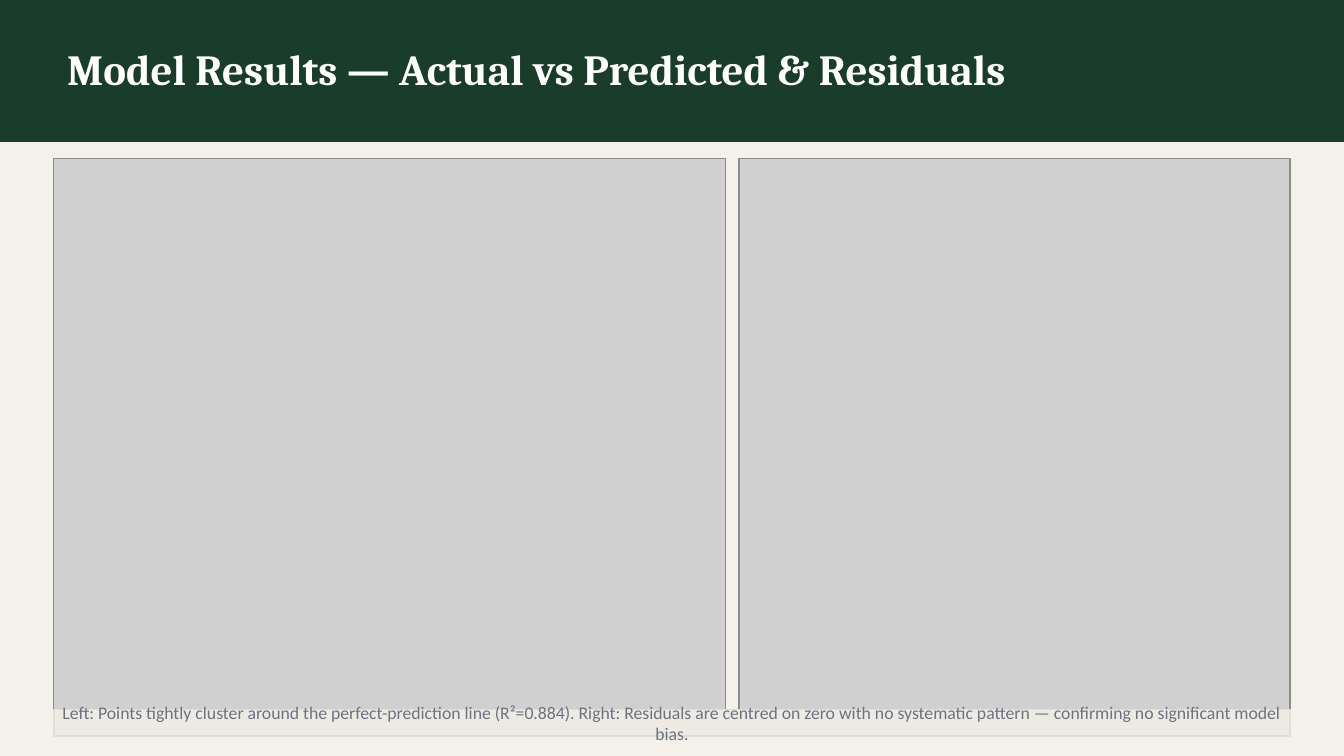
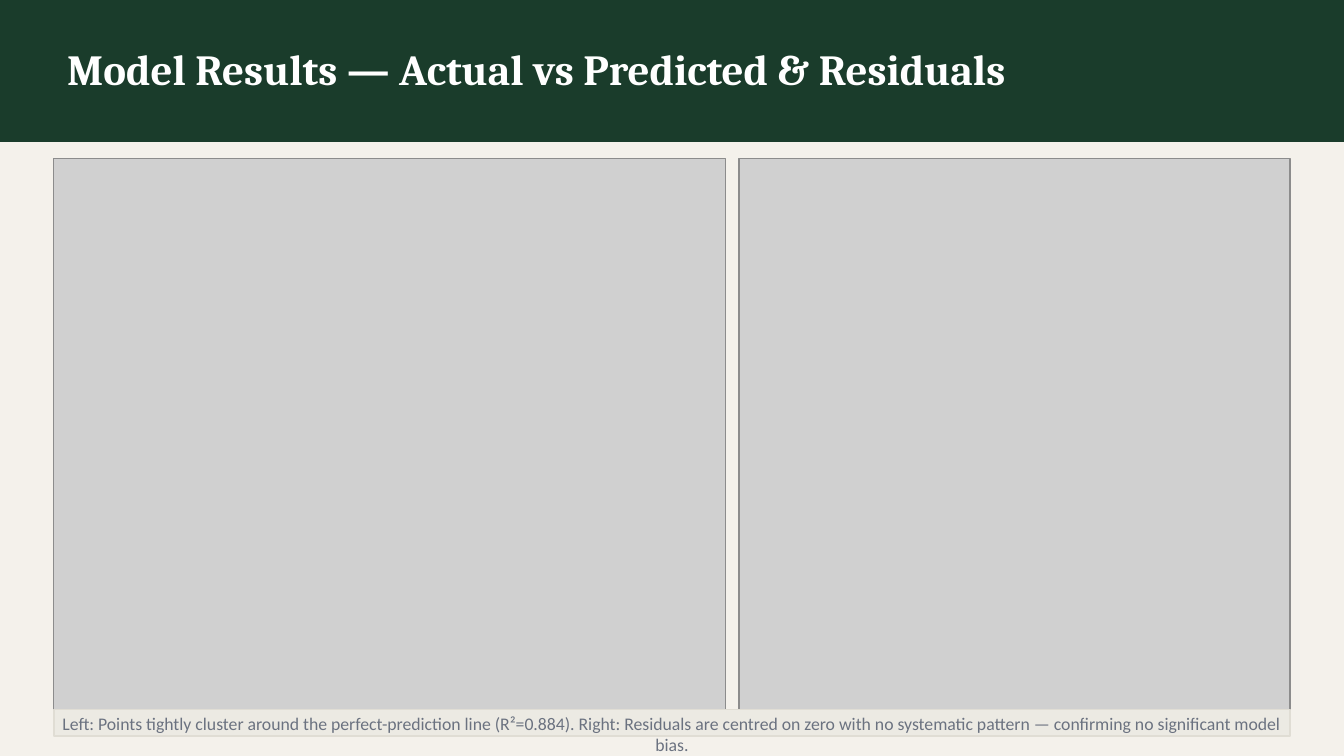
Before and after one commit to Yasir-Aladwani/medical-insurance-random-forest-project, a slide deck: slide 19 of RF_Insurance_Final_v3.pptx. Drawn at 1344x756 pixels with LibreOffice and Linux fonts; fonts in the diff are those of the drawing; grey boxes stand for pictures. Boxes give left, top, right and bottom in pixels: in the first picture for what was removed or moved away, otherwise in the second. Text is boxed around its words. In the diff, an @@ line names an element or a change of style, - is before the commit and + after.

```diff
--- a/RF_Insurance_Final_v3.pptx
+++ b/RF_Insurance_Final_v3.pptx
@@ text "Left: Points tightly cluster around ...": place and size @@
-text "Left: Points tightly cluster around ..." at (62, 705, 1280, 740)
+text "Left: Points tightly cluster around ..." at (62, 716, 1280, 751)
```
Also in this commit, not shown: 6 other slides changed.
